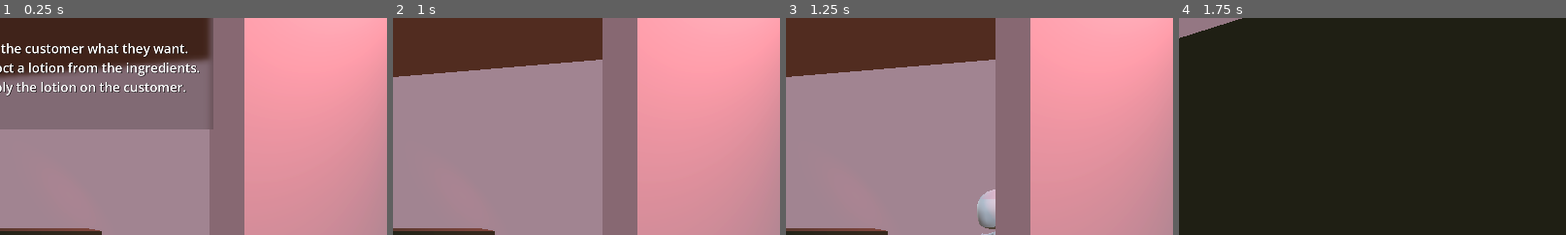
Above: before the commit, frames 1-4 (left to right).
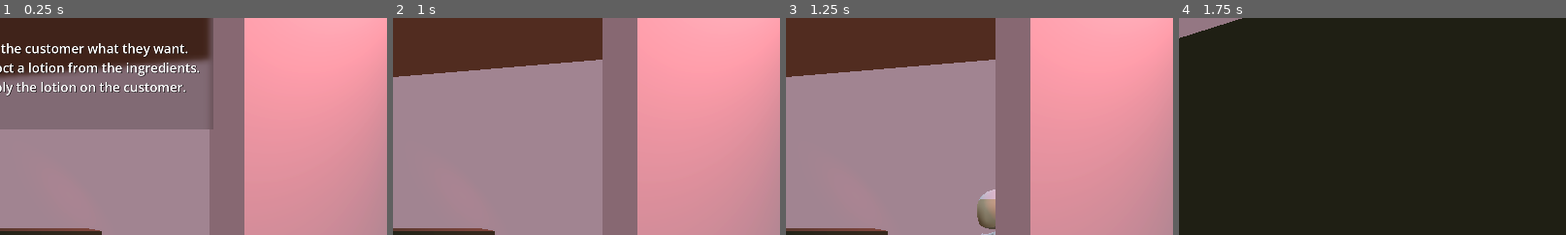
Above: after the commit, the same moments.

Repository: EppuKoskiranta/fgj26
Game: Godot game, scene res://root.tscn
Two runs of this game, one before a commit and one after it. Both use one fixed random seed, a clock stepped at 60 frames per second and the inputs below.
Inputs (mouse positions are % of the whole screen's width and height, from its top left):
- Up to frame 1 (0.25 s): no input
- Up to frame 2 (1 s): click "Get Maskin'" at 0.5 s
- Up to frame 3 (1.25 s): no input
- Up to frame 4 (1.75 s): tap Enter (ui_accept) at 1.25, 1.52 s; move the mouse to (55, 50) at 1.27 s; hold Up (move_forward) from 1.28 s (still down); right-click (55, 50) at 1.35 s; click (55, 50) at 1.42 s
The pictures show only the part of the screen within x 50-100%, y 6-55%; the shares and areas given below are measured in that part.

Frames 1-2 are identical in both runs. In frame 3, 0.6% of the frame differs, in the area x 49-55%, y 83-97%; in frame 4, nothing differs.
Error before the commit: Parse Error: Could not find type "MeshUVProvider" in the current scope. (res://FaceLotionStation/face_lotion_apply.gd:186)

Commit message:
Fix missing script for MeshUVProvider

Diff:
--- a/fgj-26-godot/FaceLotionStation/MeshUVProvider.gd
+++ b/fgj-26-godot/FaceLotionStation/MeshUVProvider.gd
@@ -0,0 +1,103 @@
+class_name MeshUVProvider
+
+extends MeshInstance3D
+
+@onready var body: StaticBody3D = $StaticBody3D
+@onready var collision_shape: CollisionShape3D = $StaticBody3D/CollisionShape3D
+
+var collision_data: CollisionMeshData
+var mdt : MeshDataTool
+
+func _ready() -> void:
+
+	mdt = MeshDataTool.new()
+	mdt.create_from_surface(mesh, 0)
+
+	build_collision_from_mesh()
+
+
+func build_collision_from_mesh():
+	collision_data = CollisionMeshData.new()
+	collision_data.build_from_mesh(mesh)
+
+	# 🔥 Create the physics shape
+	var shape := ConcavePolygonShape3D.new()
+	shape.set_faces(collision_data.vertices)
+
+	# 🔥 Assign it to CollisionShape3D
+	collision_shape.shape = shape
+
+	# 🔥 Store metadata for raycasts
+	body.set_meta("collision_data", collision_data)
+
+
+func build_face_uv_mask(
+	size: int
+) -> Image:
+	var mask_img := Image.create(size, size, false, Image.FORMAT_RF)
+	mask_img.fill(Color(0, 0, 0))
+
+	var mdt := MeshDataTool.new()
+	mdt.create_from_surface(mesh, 0) # surface 0
+
+	for face in range(mdt.get_face_count()):
+		# Get vertex indices
+		var i0 := mdt.get_face_vertex(face, 0)
+		var i1 := mdt.get_face_vertex(face, 1)
+		var i2 := mdt.get_face_vertex(face, 2)
+
+		# Get UVs (0–1)
+		var uv0 := mdt.get_vertex_uv(i0)
+		var uv1 := mdt.get_vertex_uv(i1)
+		var uv2 := mdt.get_vertex_uv(i2)
+
+		# Convert UVs → pixel space
+		var p0 := uv0 * size
+		var p1 := uv1 * size
+		var p2 := uv2 * size
+
+		# Rasterize triangle
+		_rasterize_uv_triangle(mask_img, p0, p1, p2)
+
+	mdt.clear()
+	mask_img.save_png("res://face_mask_debug.png")
+	return mask_img
+
+func _rasterize_uv_triangle(
+	img: Image,
+	p0: Vector2,
+	p1: Vector2,
+	p2: Vector2
+) -> void:
+	var min_x := int(floor(min(p0.x, p1.x, p2.x)))
+	var max_x := int(ceil (max(p0.x, p1.x, p2.x)))
+	var min_y := int(floor(min(p0.y, p1.y, p2.y)))
+	var max_y := int(ceil (max(p0.y, p1.y, p2.y)))
+
+	min_x = clamp(min_x, 0, img.get_width()  - 1)
+	max_x = clamp(max_x, 0, img.get_width()  - 1)
+	min_y = clamp(min_y, 0, img.get_height() - 1)
+	max_y = clamp(max_y, 0, img.get_height() - 1)
+
+	for y in range(min_y, max_y + 1):
+		for x in range(min_x, max_x + 1):
+			var p := Vector2(x + 0.5, y + 0.5)
+			if _point_in_triangle(p, p0, p1, p2):
+				img.set_pixel(x, y, Color(1.0, 0, 0))
+
+func _point_in_triangle(p: Vector2, a: Vector2, b: Vector2, c: Vector2) -> bool:
+	var v0 := c - a
+	var v1 := b - a
+	var v2 := p - a
+
+	var dot00 := v0.dot(v0)
+	var dot01 := v0.dot(v1)
+	var dot02 := v0.dot(v2)
+	var dot11 := v1.dot(v1)
+	var dot12 := v1.dot(v2)
+
+	var inv_denom := 1.0 / (dot00 * dot11 - dot01 * dot01)
+	var u := (dot11 * dot02 - dot01 * dot12) * inv_denom
+	var v := (dot00 * dot12 - dot01 * dot02) * inv_denom
+
+	return u >= 0.0 and v >= 0.0 and (u + v) <= 1.0
